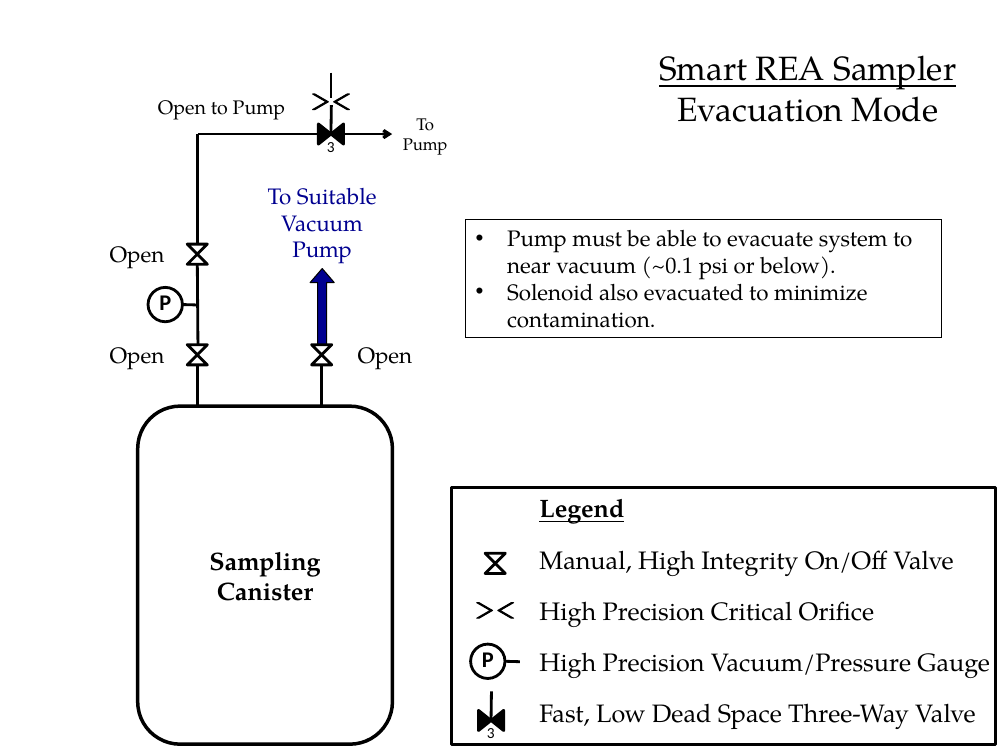
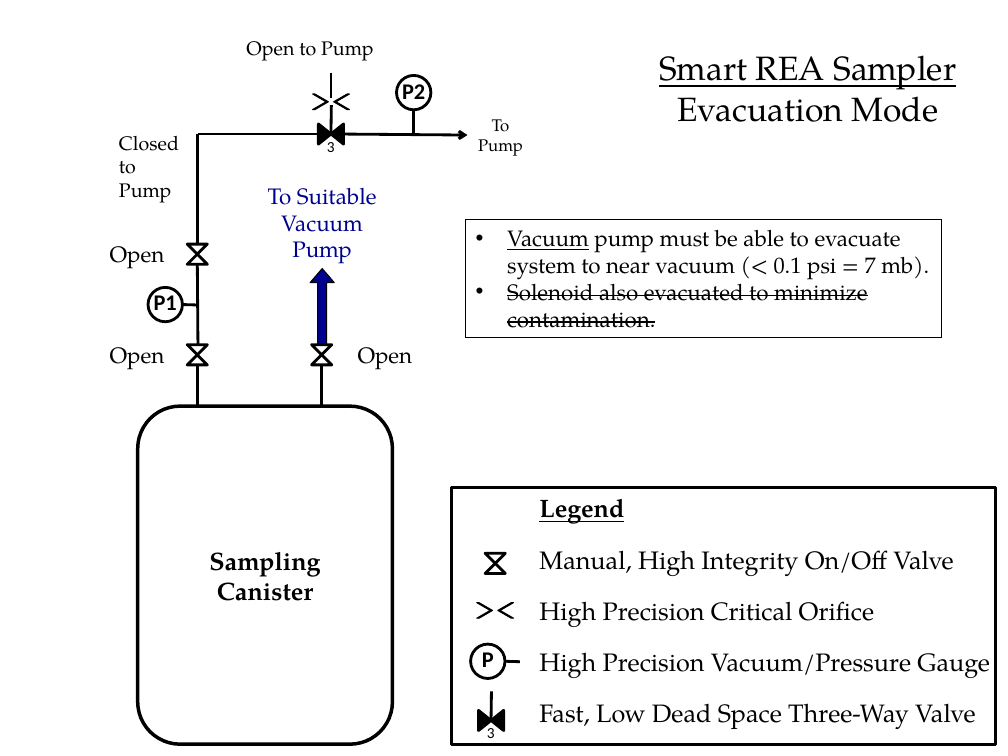
Before and after one commit to patricktokeeffe/smart-rea-sampler, a slide deck: slide 10 of doc/SamplingConfig.pptx (slide 6 before the commit). Drawn at 1008x756 pixels with LibreOffice and Linux fonts; fonts in the diff are those of the drawing. Boxes give left, top, right and bottom in pixels: in the first picture for what was removed or moved away, otherwise in the second. Text is boxed around its words. In the diff, an @@ line names an element or a change of style, - is before the commit and + after.

Commit message:
Revise system config presentation with research & revised config proposal
Current design results in high power consumption, mostly from pump
which flushes sample down tower to canisters/orifices/3-way valves.
Particular issues and revised proposal are added to the PowerPoint
presentation.

```diff
--- a/doc/SamplingConfig.pptx
+++ b/doc/SamplingConfig.pptx
@@ text "Open to Pump": place and size @@
-text "Open to Pump" at (158,100,285,120)
+text "Open to Pump" at (246,41,373,61)
@@ ellipse added at (396,76,430,110), outline #000000 2 pt, 16 pt, text #000000, bold @@
+P2
@@ line added from (413, 135) to (413, 110), #000000 2 pt @@
@@ text "To": place and size @@
-text "To" at (403,118,448,155)
+text "To" at (478,119,523,156)
@@ text added at (119,136,179,203), 14 pt, text #000000 @@
+Closed
+to Pump
@@ arrow moved from (344, 134) - (392, 134) to (344, 134) - (468, 135) @@
@@ text in rectangle at (507,229,929,280): text changed @@
-• Pump must be able to evacuate system to near vacuum (~0.1 psi or below).
+• Vacuum pump must be able to evacuate system to near vacuum (< 0.1 psi = 7 mb).
@@ text in ellipse at (154,292,177,317): text changed @@
-P
+P1
@@ text in rectangle at (507,276,868,328): strikethrough on in "Solenoid also evacuated to minimize contamination." @@
```
Also in this commit, not shown: 4 other slides changed, 7 slides added.
